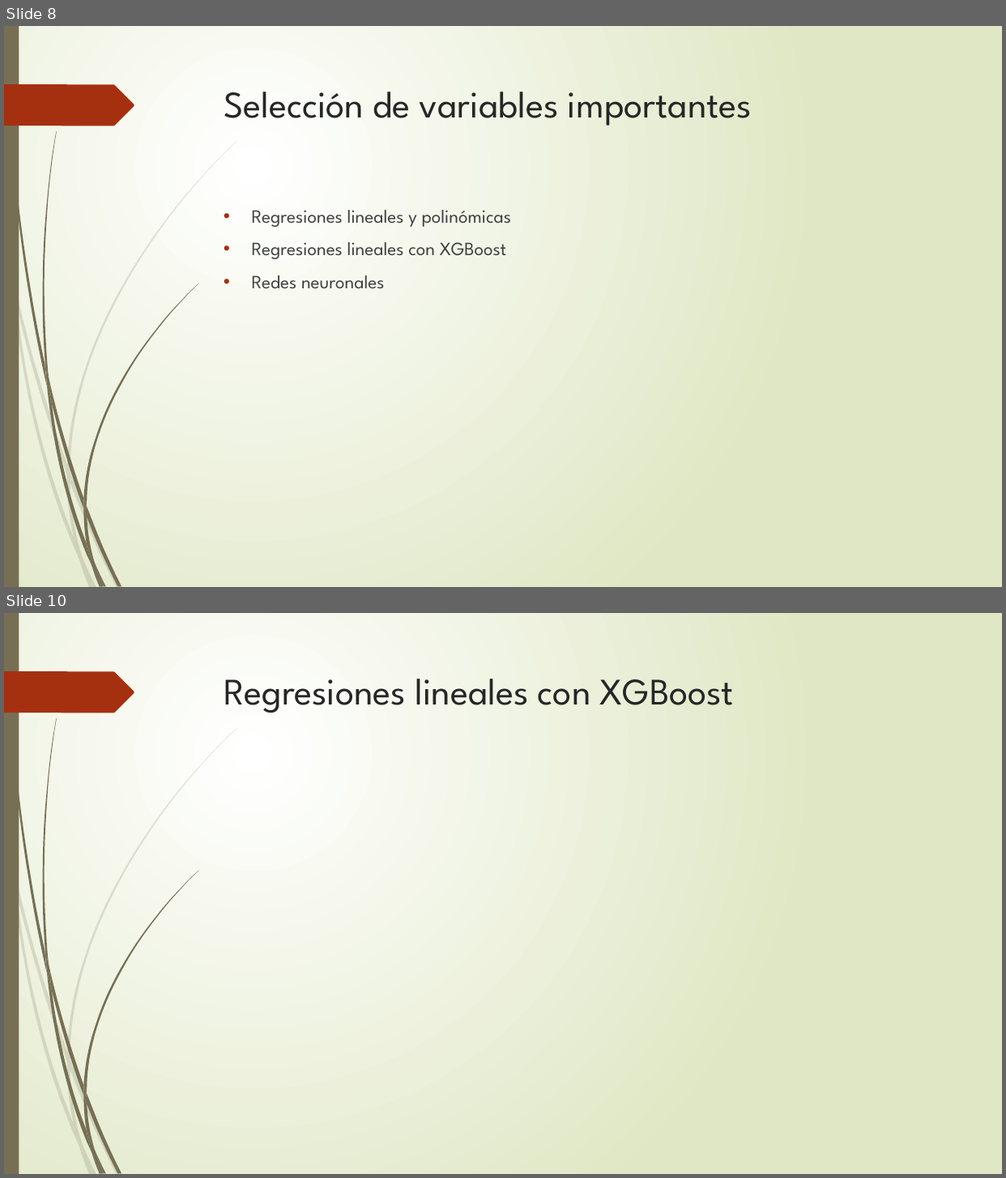
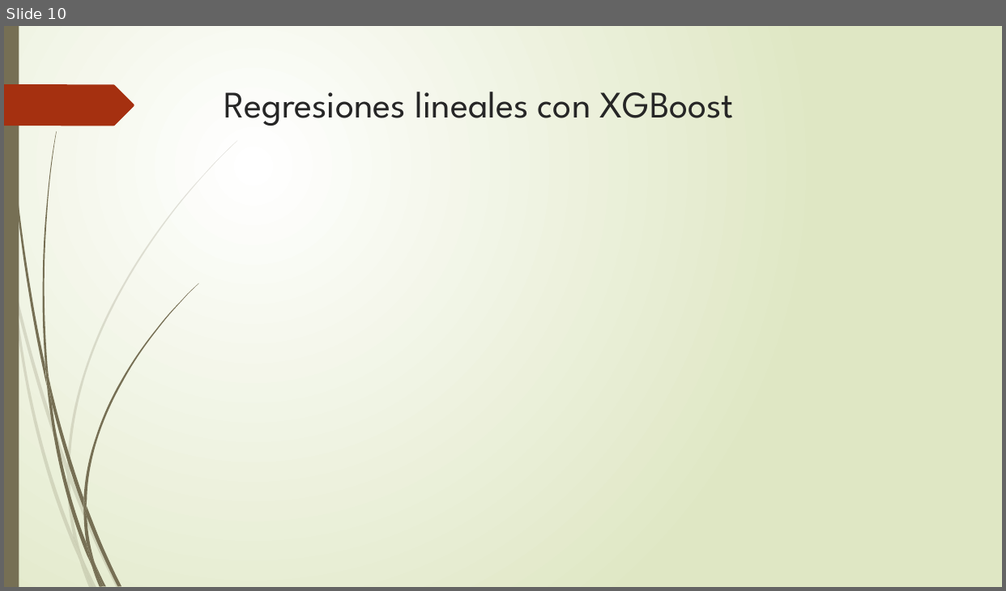
Before and after one commit to corderobot/Kaggle_House-Prices, a slide deck: Docs/House Prices.pptx. Shown one above the other, each under a label of ours: slides 8 and 10 before the commit, slide 10 after it; the slides between them are not shown. The pictures are 1006x1178 and 1006x591 pixels, drawn with LibreOffice and Linux fonts; fonts in the diff are those of the drawing. Boxes give left, top, right and bottom in pixels: in the first picture for what was removed or moved away, otherwise in the second. Text is boxed around its words. In the diff, an @@ line names an element or a change of style, - is before the commit and + after.

```diff
--- a/Docs/House Prices.pptx
+++ b/Docs/House Prices.pptx
@@ slide 8 removed at (x1=4, y1=26, x2=1002, y2=587), background gradient #FFFFFF to #DFE8C4; not listed: 24 template elements that a slide beside it also shows @@
@@ title removed at (x1=224, y1=92, x2=752, y2=126) @@
-Selección de variables importantes
@@ text removed at (x1=252, y1=210, x2=512, y2=289) @@
-• Regresiones lineales y polinómicas
-• Regresiones lineales con XGBoost
-• Redes neuronales
```
Also in this commit, not shown: 5 slides changed, 9 slides added, 3 other slides removed.
